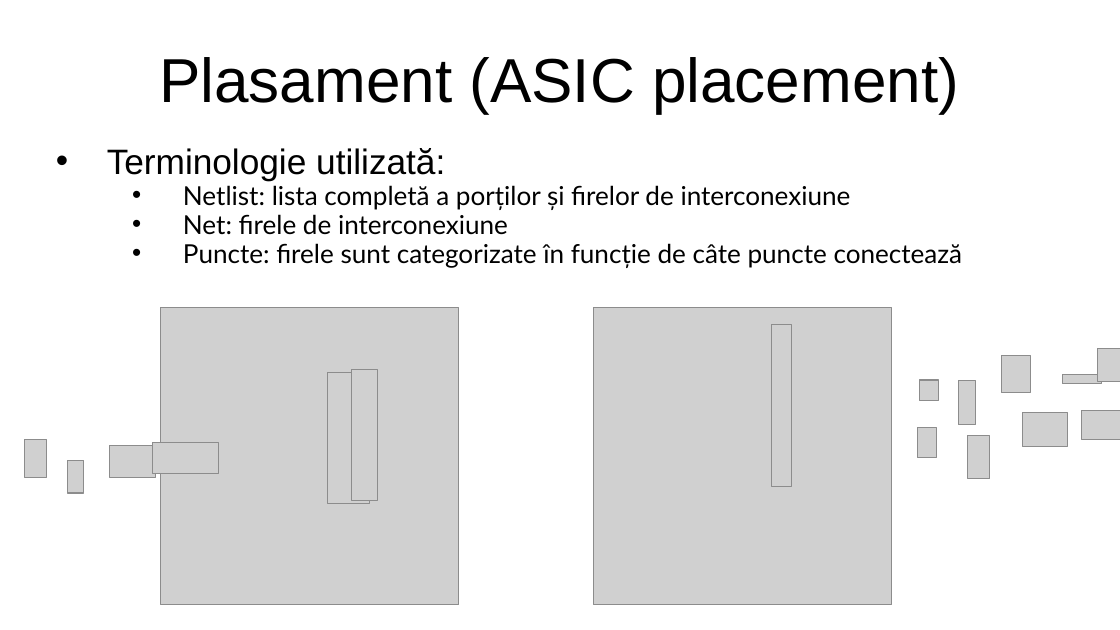
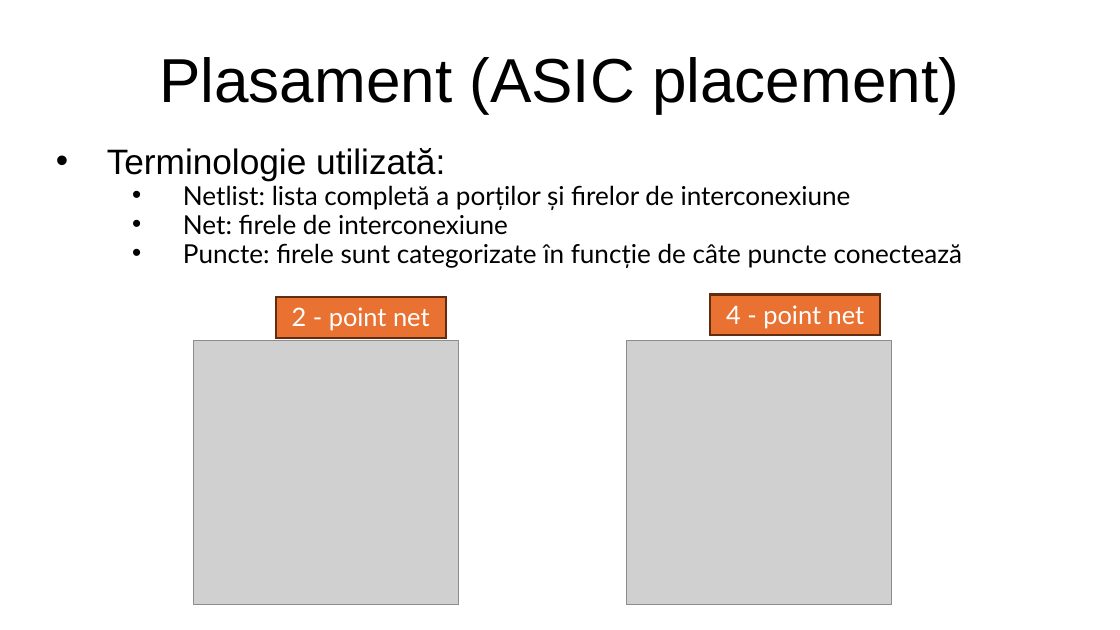
Before and after one commit to botondkirei/Suport_HDL, a slide deck: slide 3 of Curs_5_Plasarea/Placement.odp. Drawn at 1120x630 pixels with LibreOffice and Linux fonts; fonts in the diff are those of the drawing; grey boxes stand for pictures; background and template pictures are left out. Boxes give left, top, right and bottom in pixels: in the first picture for what was removed or moved away, otherwise in the second. Text is boxed around its words. In the diff, an @@ line names an element or a change of style, - is before the commit and + after.

```diff
--- a/Curs_5_Plasarea/Placement.odp
+++ b/Curs_5_Plasarea/Placement.odp
@@ rectangle added at <box>275,297,446,337</box>, fill #E97132, outline #622C0F 1.5 pt, 18 pt, text #FFFFFF @@
+2 - point net
@@ rectangle added at <box>710,295,881,335</box>, fill #E97132, outline #622C0F 1.5 pt, 18 pt, text #FFFFFF @@
+4 - point net
@@ picture removed at <box>771,325,792,487</box> @@
@@ picture: place and size @@
-picture at <box>161,308,459,606</box>
+picture at <box>194,340,459,605</box>
@@ picture: place and size @@
-picture at <box>594,308,892,606</box>
+picture at <box>627,340,892,605</box>
@@ picture removed at <box>328,372,370,503</box> @@
@@ picture removed at <box>352,370,377,501</box> @@
@@ group removed at <box>918,349,1120,480</box>: 9 pictures @@
@@ picture removed at <box>24,439,47,477</box> @@
@@ picture removed at <box>110,446,155,478</box> @@
@@ picture removed at <box>152,443,219,475</box> @@
@@ picture removed at <box>67,460,83,493</box> @@
```
Also in this commit, not shown: 7 other slides changed, 8 slides added, 1 slide removed, 1 other file.
